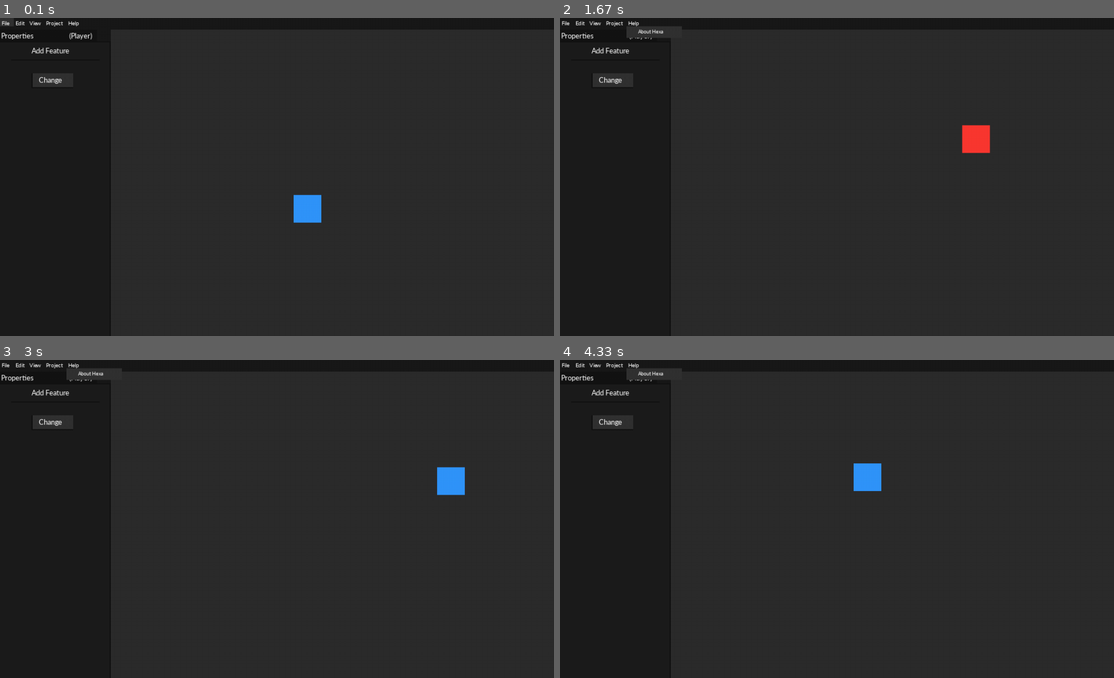
Above: before the commit, frames 1-4 (two rows, left to right).
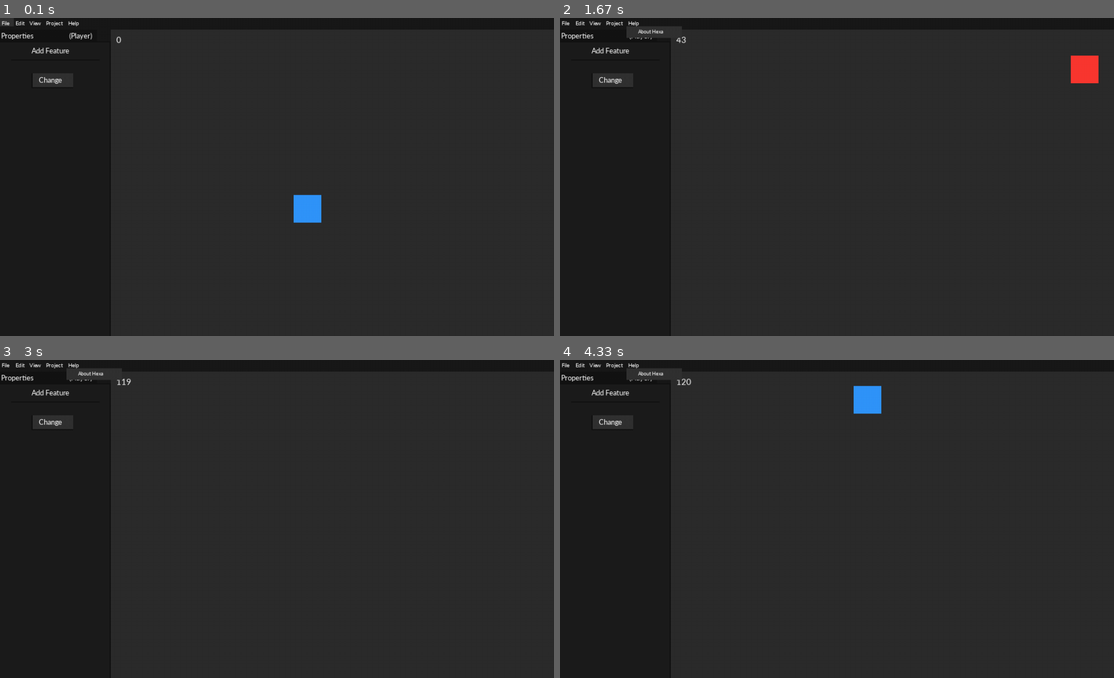
Above: after the commit, the same moments.

Repository: Light-Lens/Hexa
Game: pygame game, started from Hexa.py
Two runs of this game, one before a commit and one after it. Both use one fixed random seed, a clock stepped at 60 frames per second and the inputs below.
Inputs (mouse positions are in pixels of both pictures, inside the frame that each line leads up to):
- Up to frame 1 (0.1 s): no input
- Up to frame 2 (1.67 s): hold Right 0.33-0.8 s; press the mouse at (632, 21) at 0.87 s; move the mouse to (764, 113) at 0.97 s; release the mouse at (903, 205) at 1.1 s; hold Up 1.17-1.47 s; press the mouse at (609, 78) at 1.53 s; move the mouse to (665, 100) at 1.63 s
- Up to frame 3 (3 s): release the mouse at (160, 468) at 1.77 s; press the mouse at (49, 420) at 1.87 s; move the mouse to (60, 436) at 1.97 s; release the mouse at (66, 449) at 2.1 s; hold Right 2.17-2.63 s; hold Left from 2.67 s (still down)
- Up to frame 4 (4.33 s): release Left at 3.2 s; hold Down 3.23-3.53 s; hold Left 3.57-3.97 s; hold Up from 4 s (still down)

The runs differ from the first frame. In frame 1, less than 0.1% of the frame differs, in the area x 21-22%, y 5-8%; in frame 2, 0.9%, in the area x 21-98%, y 5-43%; in frame 3, 0.5%; in frame 4, 0.9%.

Commit message:
Shows the FPS on game testing scene

Diff:
--- a/Hexa.py
+++ b/Hexa.py
@@ -208,13 +208,13 @@
 Change_Border = GUI.Label((18, 18, 18), 57, 125, 75, 2)
 Change_Left_Border = GUI.Label((18, 18, 18), 57, 100, 2, 25)
 while Loop:
-	clock.tick(60)
+	clock.tick(180)
 	Display.fill((44, 44, 44))
+	GUI.Text(str(int(clock.get_fps())), (255, 255, 255), (210, 30), 17).draw()
 
 	Keys = pygame.key.get_pressed()
 	for event in pygame.event.get():
 		if event.type == pygame.QUIT: sys.exit()
-		if Keys[K_LALT] and Keys[K_F4] or Keys[K_LALT] and Keys[K_SPACE] and Keys[K_c]: sys.exit()
 		if pygame.mouse.get_pressed()[1]:
 			mouseX, mouseY = pygame.mouse.get_pos()
 			Player = Entity.Quad(mouseX + 53, mouseY + 32, 50, 50)
@@ -224,13 +224,10 @@
 			if event.button == 5: Zoom += -1.99
 
 		if event.type == pygame.VIDEORESIZE:
-			Display = pygame.display.set_mode((event.w, event.h), pygame.RESIZABLE)
 			Menubar = GUI.Label((25, 25, 25), 0, 0, event.w, 21)
 
 			Properties = GUI.Label((28, 28, 28), 0, 0, 200, event.h)
 			Properties_Border = GUI.Label((20, 20, 20), 198, 42, 2, event.h)
-
-			Console_Tab = GUI.Label((25, 25, 25), 0, (event.h - 25), event.w, 25)
 
 	if IsPressed['Change'] == 1 and Forever['Change'] == True:
 		if IsPressed['Change'] == 1:
